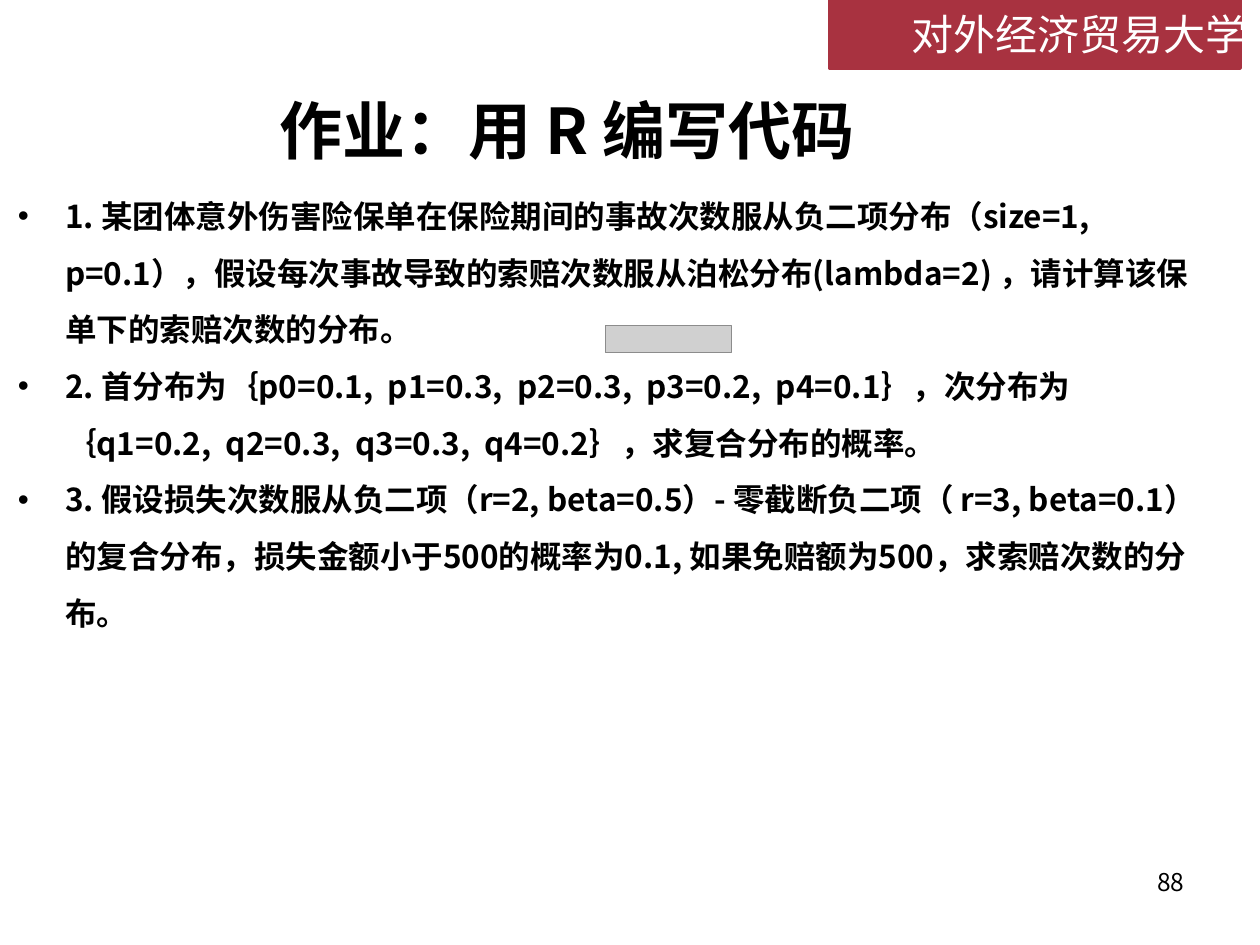
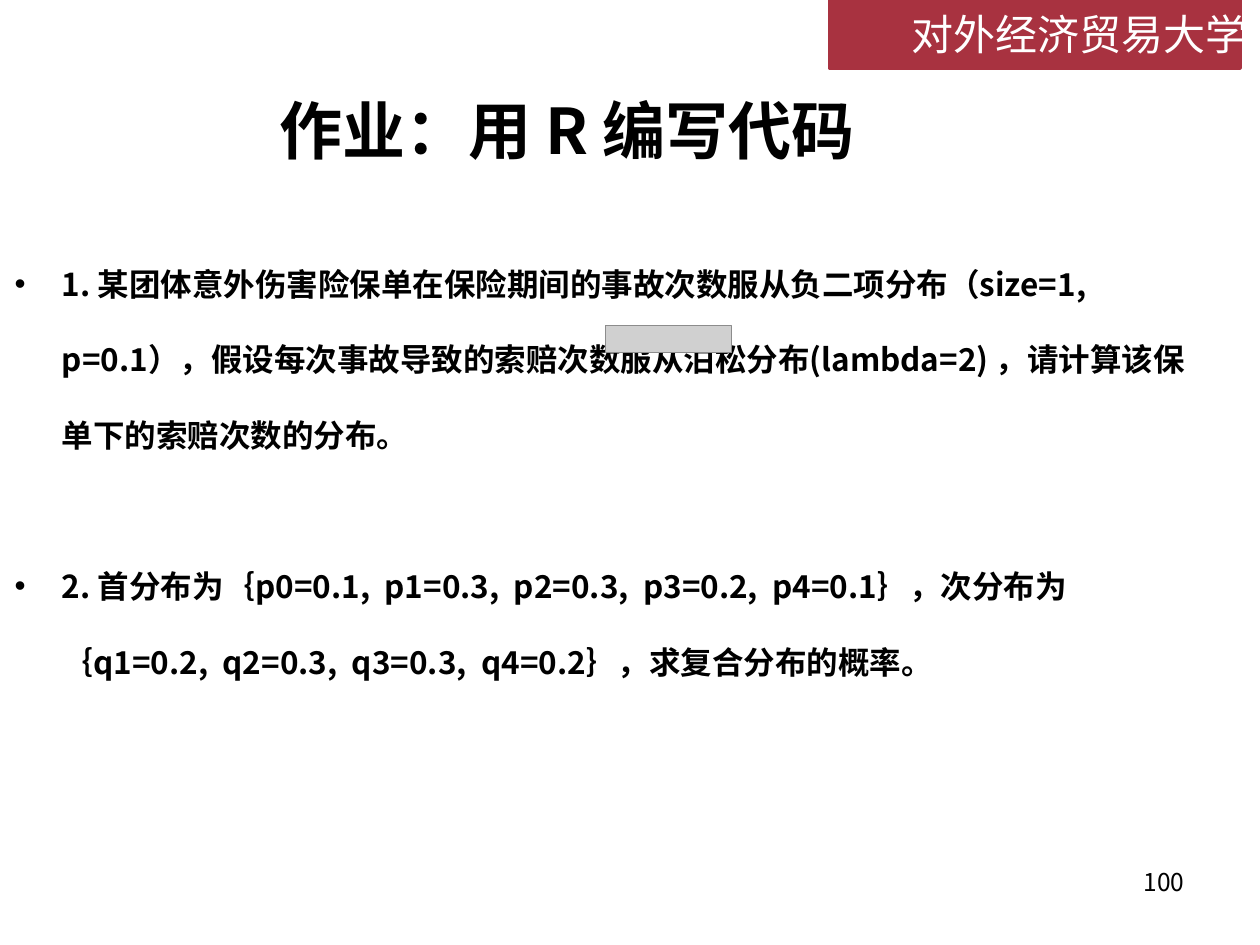
Before and after one commit to lizhengxiao/Non-life-Insurance-Actuarial-Science, a slide deck: slide 100 of Lectures/Week 4 - 损失次数模型.pptx (slide 88 before the commit). Drawn at 1260x945 pixels with LibreOffice and Linux fonts; fonts in the diff are those of the drawing; grey boxes stand for pictures; background and template pictures are left out. Boxes give left, top, right and bottom in pixels: in the first picture for what was removed or moved away, otherwise in the second. Text is boxed around its words. In the diff, an @@ line names an element or a change of style, - is before the commit and + after.

```diff
--- a/Lectures/Week 4 - 损失次数模型.pptx
+++ b/Lectures/Week 4 - 损失次数模型.pptx
@@ text "1. 某团体意外伤害险保单在保险期间的事故次数服从负二项分布（size=1, p=0.1），假设每次事故导致的索赔次数服 ...": place and size @@
-text "1. 某团体意外伤害险保单在保险期间的事故次数服从负二项分布（size=1, p=0.1），假设每次事故导致的索赔次数服 ..." at box(65, 201, 1196, 628)
+text "1. 某团体意外伤害险保单在保险期间的事故次数服从负二项分布（size=1, p=0.1），假设每次事故导致的索赔次数服 ..." at box(62, 269, 1185, 681)
@@ text "1. 某团体意外伤害险保单在保险期间的事故次数服从负二项分布（size=1, p=0.1），假设每次事故导致的索赔次数服 ..." at box(62, 269, 1185, 681): line spacing 1.5 to 2 @@
@@ text at box(65, 484, 1196, 628): paragraph removed @@
-• 3. 假设损失次数服从负二项（r=2, beta=0.5）- 零截断负二项（ r=3, beta=0.1）的复合分布，损失金额小于500的概率为0.1, 如果免赔额为500，求索赔次数的分布。
@@ page number at box(1143, 872, 1184, 892): text changed @@
-88
+100
```
Also in this commit, not shown: 8 other slides changed, 14 slides added, 2 slides removed.
